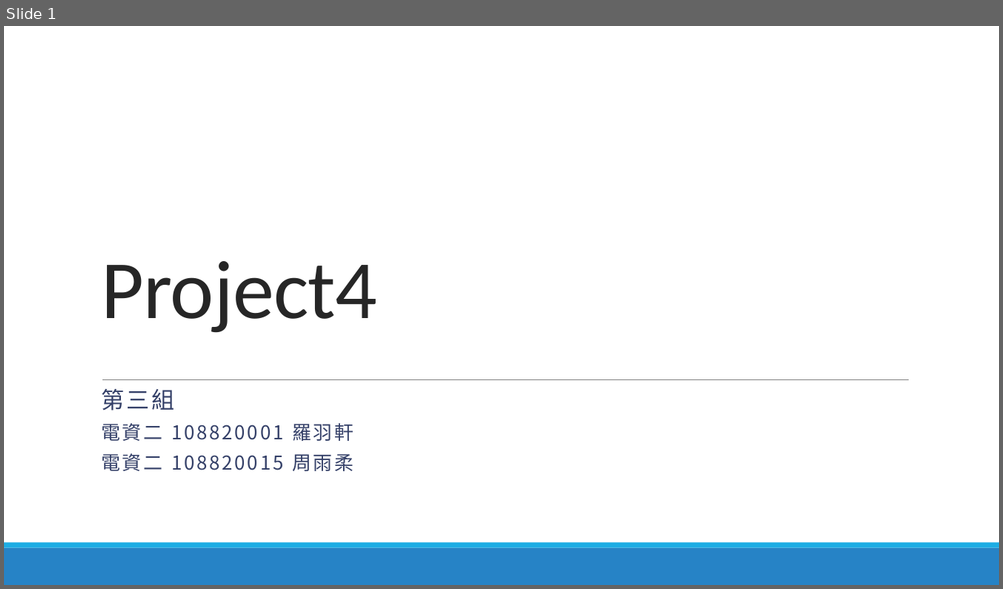
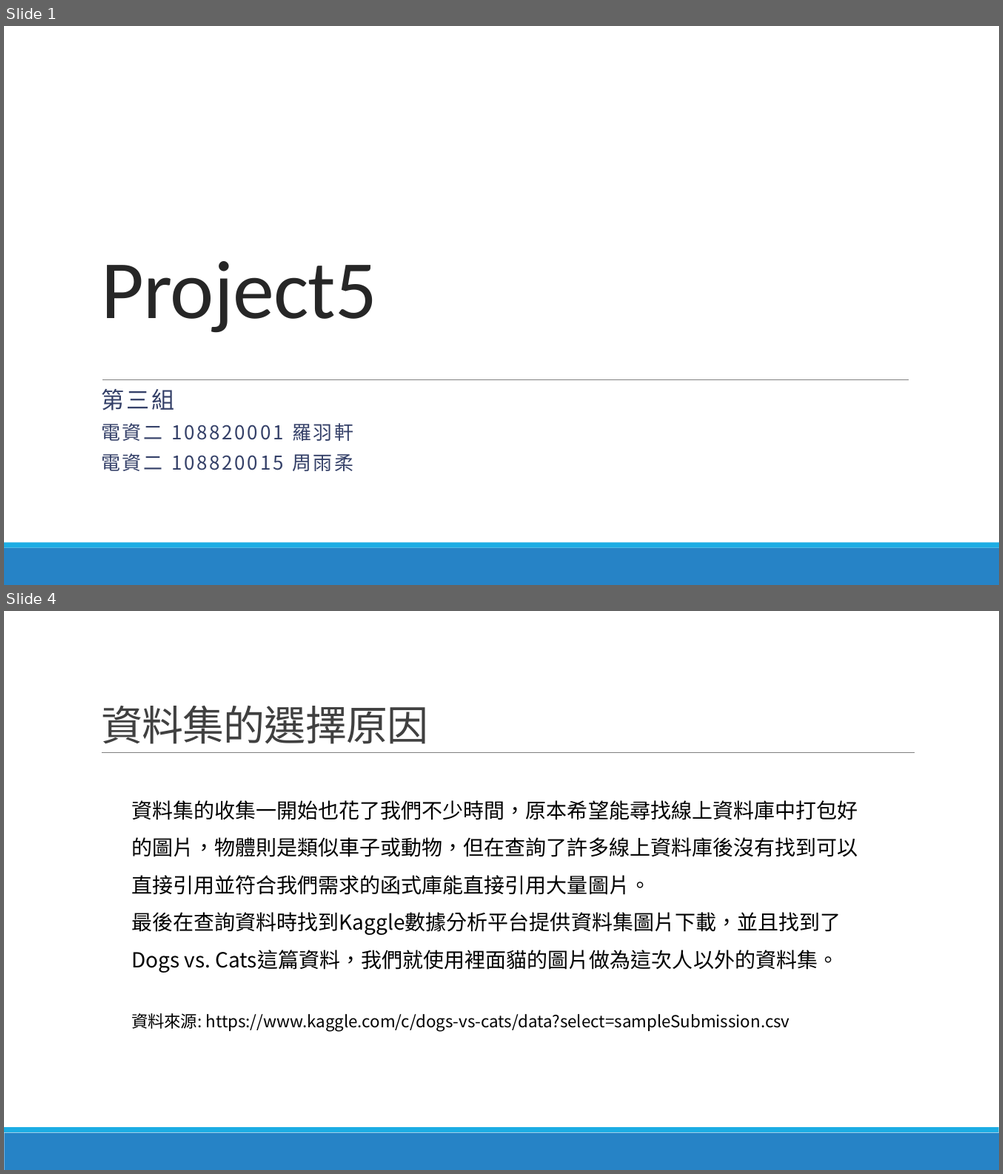
Before and after one commit to lohsuan/Multimedia-Tech, a slide deck: Project5_第三組_小組報告/Project5_第三組_小組報告.pptx. Shown one above the other, each under a label of ours: slide 1 before the commit, slides 1 and 4 after it; the slides between them are not shown. The pictures are 1003x589 and 1003x1174 pixels, drawn with LibreOffice and Linux fonts; fonts in the diff are those of the drawing. Boxes give left, top, right and bottom in pixels: in the first picture for what was removed or moved away, otherwise in the second. Text is boxed around its words. In the diff, an @@ line names an element or a change of style, - is before the commit and + after.

```diff
--- a/Project5_第三組_小組報告/Project5_第三組_小組報告.pptx
+++ b/Project5_第三組_小組報告/Project5_第三組_小組報告.pptx
@@ slide 4 added at [4, 611, 999, 1170], background #FFFFFF; not listed: 2 template elements that a slide beside it also shows @@
@@ title added at [101, 706, 428, 744], 40 pt, text #404040 @@
+資料集的選擇原因
@@ line added from (102, 753) to (915, 753), #808080 0.5 pt @@
@@ text added at [131, 800, 858, 1032], 20 pt, text #000000 @@
+資料集的收集一開始也花了我們不少時間，原本希望能尋找線上資料庫中打包好的圖片，物體則是類似車子或動物，但在查詢了許多線上資料庫後沒有找到可以直接引用並符合我們需求的函式庫能直接引用大量圖片。
+最後在查詢資料時找到Kaggle數據分析平台提供資料集圖片下載，並且找到了Dogs vs. Cats這篇資料，我們就使用裡面貓的圖片做為這次人以外的資料集。
+資料來源: https://www.kaggle.com/c/dogs-vs-cats/data?select=sampleSubmission.csv
@@ slide 1 changed as well @@
@@ title at [101, 261, 377, 333]: text changed @@
-Project4
+Project5
```
Also in this commit, not shown: 1 other slide changed, 3 other slides added, 3 slides removed.
